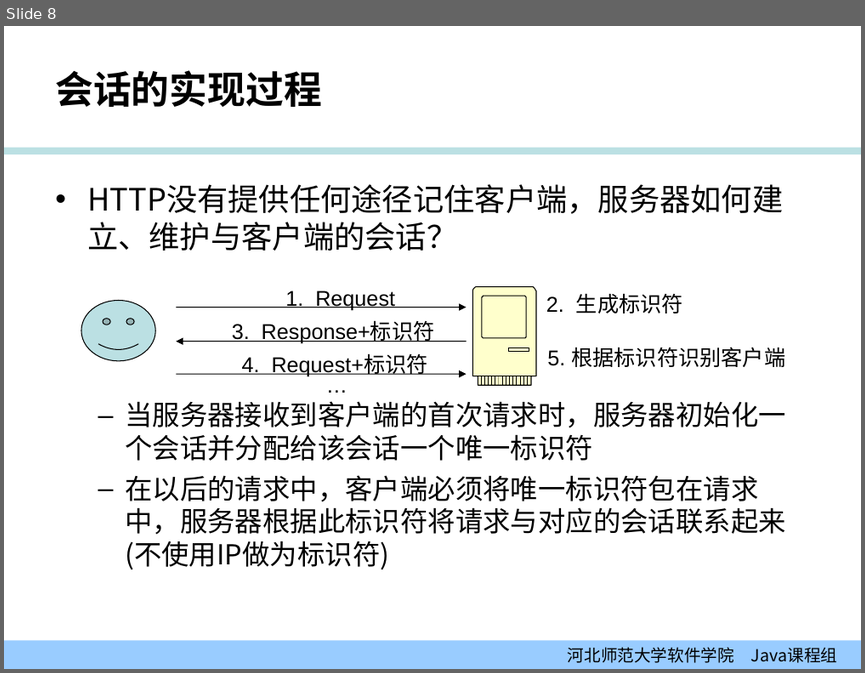
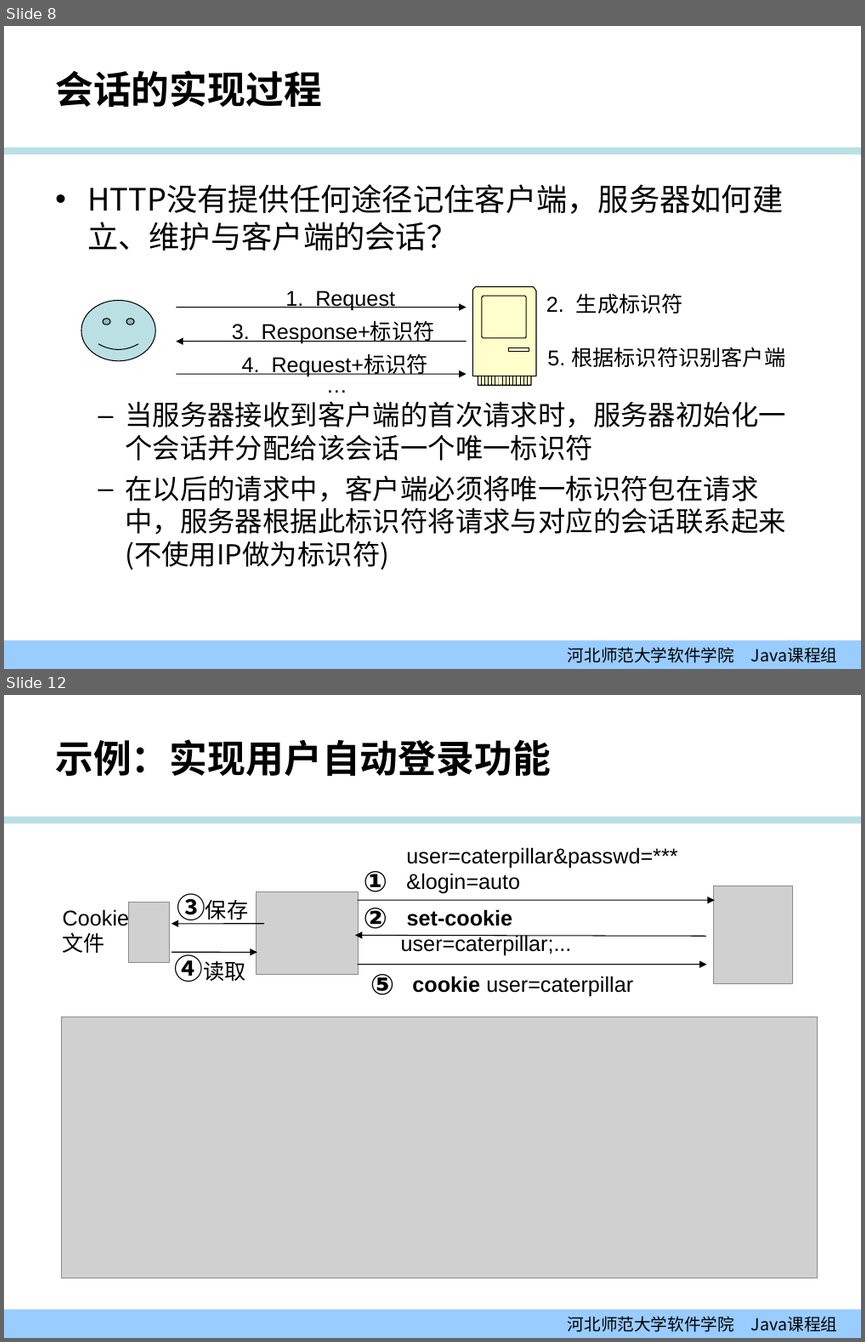
Before and after one commit to edu2act/course-JavaEE, a slide deck: 课程PPT/02-01_会话.ppt. Shown one above the other, each under a label of ours: slide 8 before the commit, slides 8 and 12 after it; the slides between them are not shown. The pictures are 865x673 and 865x1342 pixels, drawn with LibreOffice and Linux fonts; fonts in the diff are those of the drawing; grey boxes stand for pictures; background and template pictures are left out. Boxes give left, top, right and bottom in pixels: in the first picture for what was removed or moved away, otherwise in the second. Text is boxed around its words. In the diff, an @@ line names an element or a change of style, - is before the commit and + after.

```diff
--- a/课程PPT/02-01_会话.ppt
+++ b/课程PPT/02-01_会话.ppt
@@ slide 12 added at (4, 695, 861, 1338), background #FFFFFF; not listed: 2 template elements that a slide beside it also shows @@
@@ title added at (55, 739, 551, 777), 32 pt, text #000000, bold @@
+示例：实现用户自动登录功能
@@ group added at (53, 847, 792, 997): 9 texts, 5 arrows, 3 pictures @@
+user=caterpillar&passwd=***
+&login=auto
+set-cookie user=caterpillar;...
+①
+②
+③保存
+④读取
+⑤
+Cookie文件
+cookie user=caterpillar
@@ picture added at (62, 1016, 817, 1277) @@
```
Also in this commit, not shown: 14 slides changed, 4 other slides added, 6 other files.
